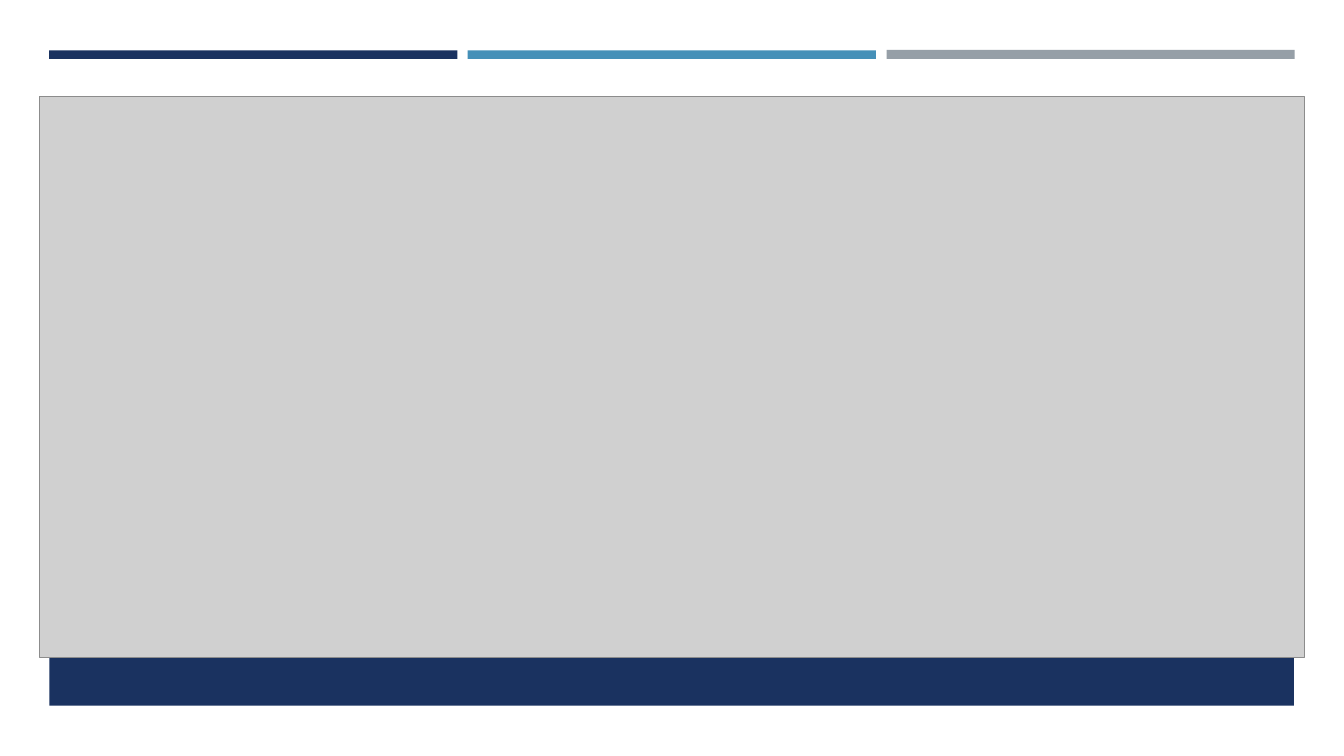
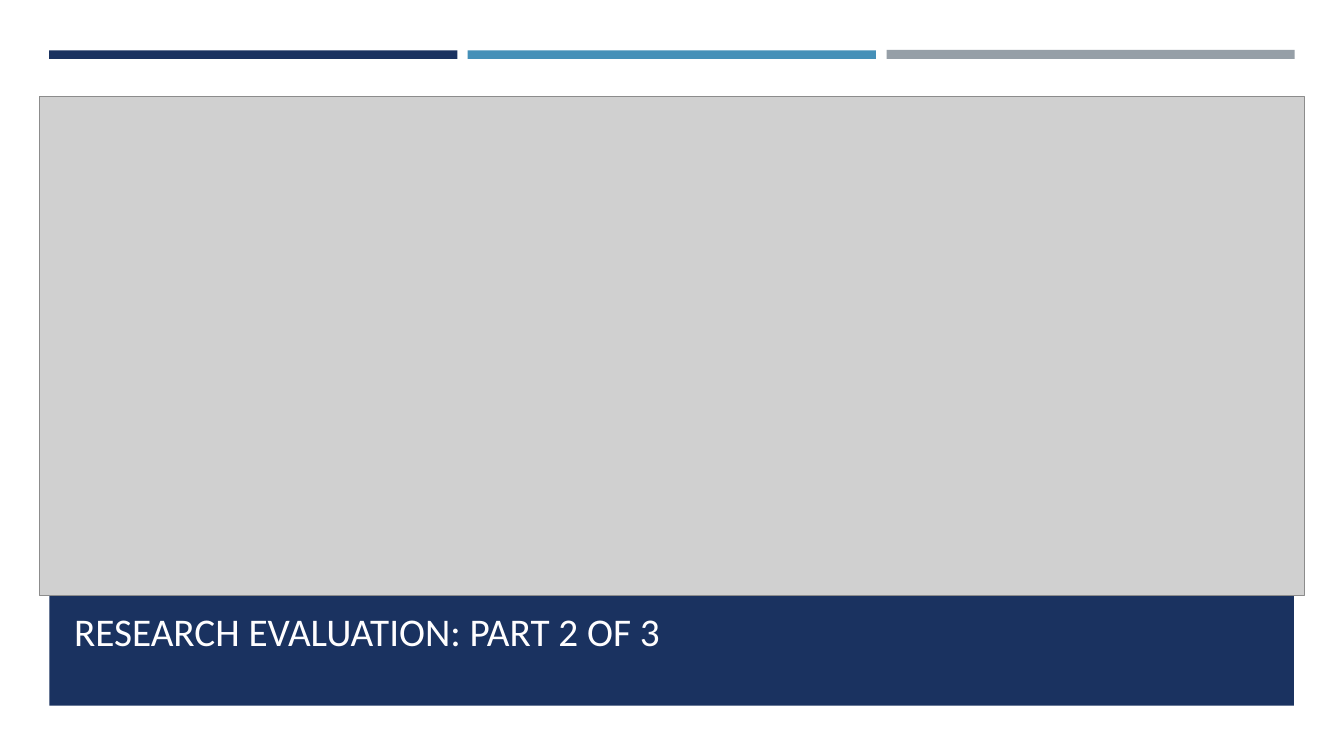
Before and after one commit to slidwell44/MIS6940_finalProject, a slide deck: slide 13 of docs/powerpoint/Class - WI Digital Transformation.pptx. Drawn at 1344x756 pixels with LibreOffice and Linux fonts; fonts in the diff are those of the drawing; grey boxes stand for pictures. Boxes give left, top, right and bottom in pixels: in the first picture for what was removed or moved away, otherwise in the second. Text is boxed around its words. In the diff, an @@ line names an element or a change of style, - is before the commit and + after.

```diff
--- a/docs/powerpoint/Class - WI Digital Transformation.pptx
+++ b/docs/powerpoint/Class - WI Digital Transformation.pptx
@@ picture: place and size @@
-picture at [39,97,1305,657]
+picture at [39,97,1305,596]
@@ title at [74,620,660,647]: text changed @@
-RESEARCH EVALUATION: PART 2 OF 6
+RESEARCH EVALUATION: PART 2 OF 3
```
Also in this commit, not shown: 9 other slides changed, 3 slides added.
